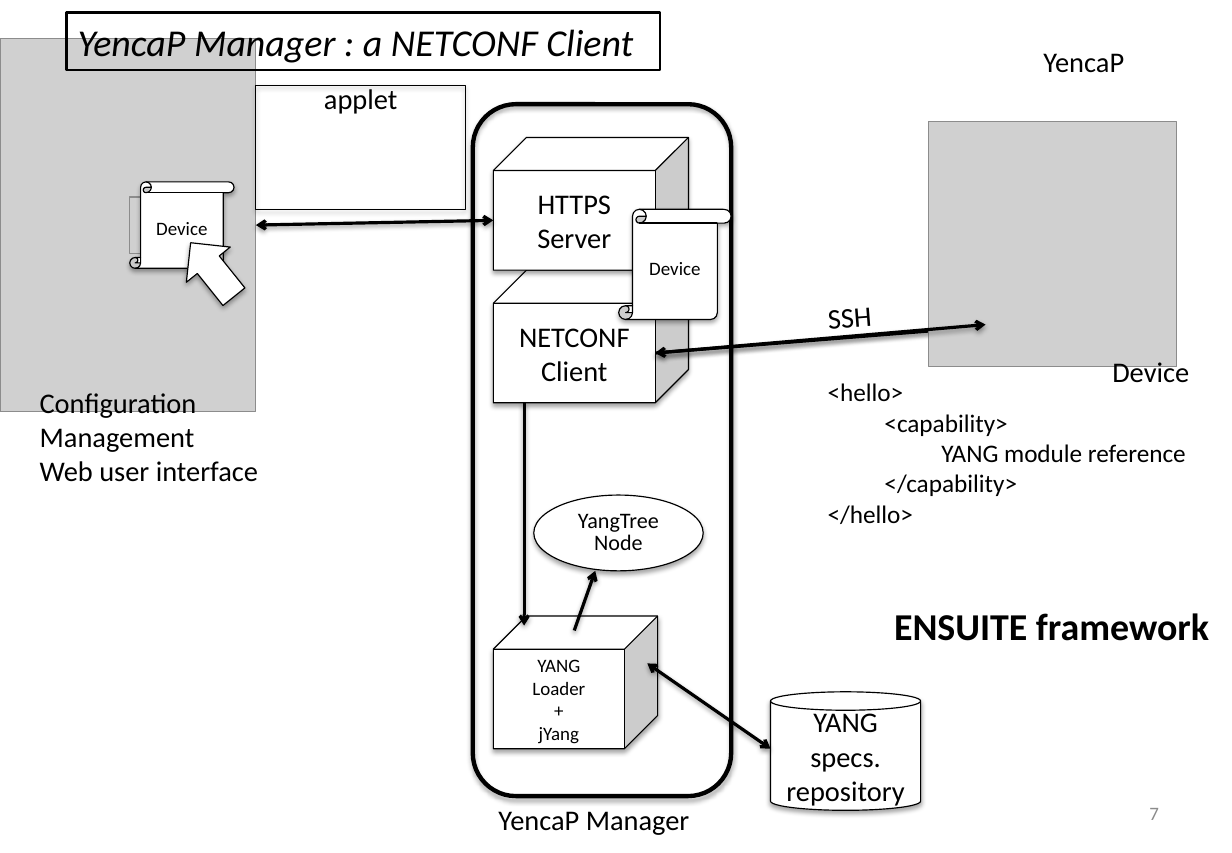
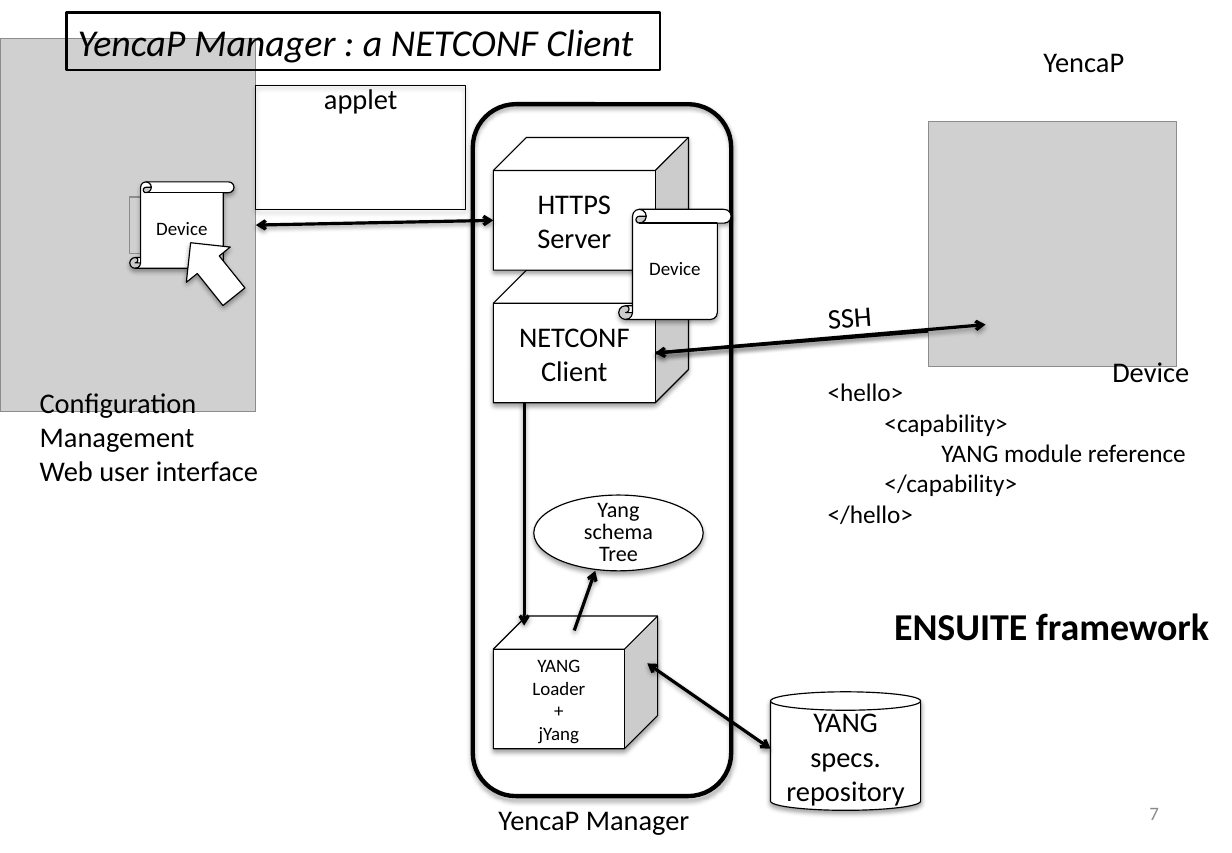
Before and after one commit to AaronNGray/jYang, a slide deck: slide 7 of yang-manager/reports/YangArchiAnimatedCameraReady2.pptx. Drawn at 1232x853 pixels with LibreOffice and Linux fonts; fonts in the diff are those of the drawing; grey boxes stand for pictures. Boxes give left, top, right and bottom in pixels: in the first picture for what was removed or moved away, otherwise in the second. Text is boxed around its words. In the diff, an @@ line names an element or a change of style, - is before the commit and + after.

```diff
--- a/yang-manager/reports/YangArchiAnimatedCameraReady2.pptx
+++ b/yang-manager/reports/YangArchiAnimatedCameraReady2.pptx
@@ text in ellipse at box(584, 502, 653, 561): text changed @@
-YangTree
-Node
+Yang schema
+Tree
```
Also in this commit, not shown: 1 other file.
